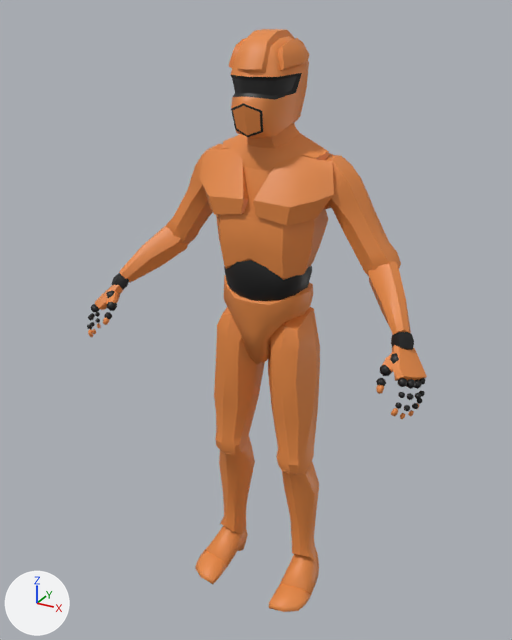
What one commit did to the Blender file rerig.blend.
One viewpoint serves both versions: a 50 mm camera at (0.95, -1.822, 1.869) aimed at (-0.023, -0.053, 0.985). The axes (+X, +Y, +Z) are drawn at lower left. The lights are the same throughout.

Script lines for the objects in view, before the commit:
```python
mat_body2 = principled_material('Body2')
mat_body2.base_color = (0.8, 0.254, 0.0575)  # orange #e78a44
me_simple_001 = bpy.data.meshes.new('Simple.001')
me_simple_001.from_pydata(...)  # 1240 vertices, 1135 faces, 3 loose edges; spans x 0.0..0.55, y -0.31..0.09, z -1.01..0.82
me_simple_001.polygons.foreach_set('use_smooth', [True] * 1135)
# faces by material slot: [693, 440, 2]
me_simple_001.materials.append(mat_body2)  # orange #e78a44
me_simple_001.materials.append(mat_rr_glove)  # black #101010
me_simple_001.materials.append(mat_rr_visor)  # black #373737
ob_basebody = bpy.data.objects.new('BaseBody', me_simple_001)
ob_basebody.location = (0.0, 0.029, 1.0)
_m = ob_basebody.modifiers.new('Mirror', 'MIRROR')
_m.use_clip = True
```
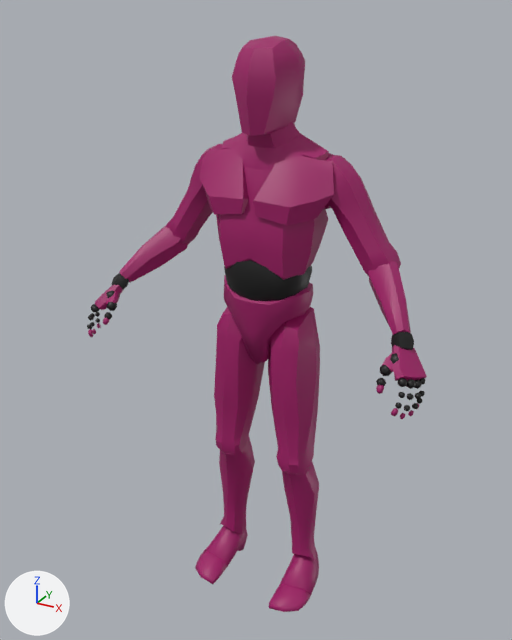
Commit message: changed base premise

Changed parts and their boxes [x1, y1, x2, y2] in the pictures (512 x 640 px):
'BaseBody', recoloured, reshaped: before [87, 29, 427, 612]; after [87, 36, 427, 612]
part 1 of me_simple_001, cut back: before [229, 29, 310, 138]; after [232, 36, 305, 136]

The change, as a diff of the scene's bpy script:
```diff
--- a/rerig.blend.py
+++ b/rerig.blend.py
@@ mat_body2 @@
 mat_body2 = principled_material('Body2')
-mat_body2.base_color = (0.8, 0.254, 0.0575)  # orange #e78a44
+mat_body2.base_color = (0.356, 0.00857, 0.136)  # pink #a11767
@@ me_simple_001 @@
 # used by ob_basebody; location = (0.0, 0.029, 1.0)
-me_simple_001.from_pydata(...)  # 1240 vertices, 1135 faces, 3 loose edges; spans x 0.0..0.55, y -0.31..0.09, z -1.01..0.82
+me_simple_001.from_pydata(...)  # 1186 vertices, 1085 faces, 3 loose edges; spans x 0.0..0.55, y -0.31..0.09, z -1.01..0.8
+# me_simple_001 part 1
+# 69 vertices are removed from x 0.0..0.1, y -0.19..0.06, z 0.55..0.82
+# 73 faces are deleted
+# 12 vertices move from x 0.0..0.1, y -0.15..0.06, z 0.55..0.8 to x 0.0..0.09, y -0.16..0.05, z 0.56..0.8
+# 15 vertices are added at x 0.0..0.09, y -0.18..0.05, z 0.56..0.8
+# 23 new faces join them, mat_body2 (pink #a11767)
 me_simple_001.materials.append(mat_body2)
 me_simple_001.materials.append(mat_rr_glove)
-me_simple_001.materials.append(mat_rr_visor)  # black #373737
```
